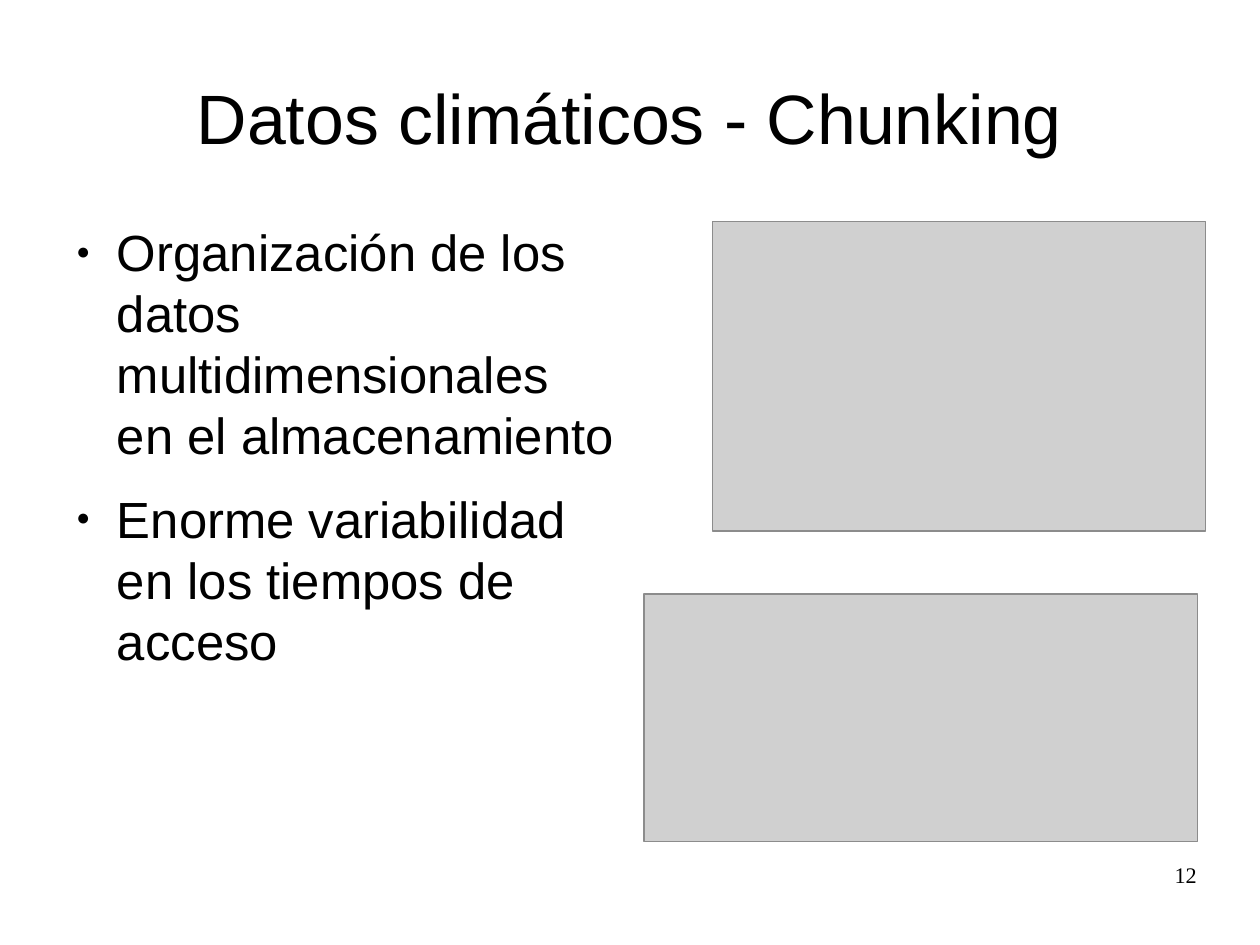
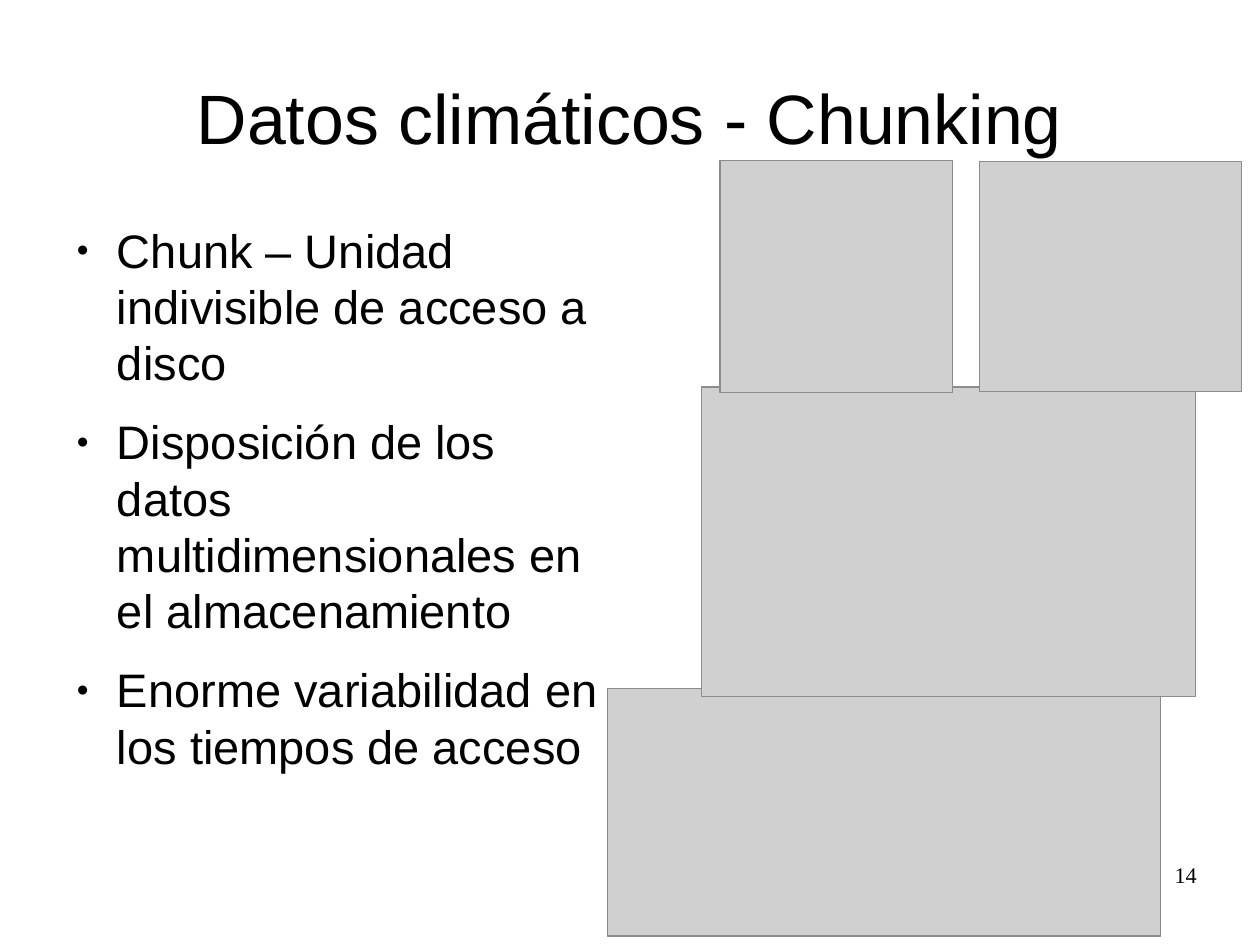
Before and after one commit to zequihg50/tfm, a slide deck: slide 14 of presentacion.odp (slide 12 before the commit). Drawn at 1260x945 pixels with LibreOffice and Linux fonts; fonts in the diff are those of the drawing; grey boxes stand for pictures. Boxes give left, top, right and bottom in pixels: in the first picture for what was removed or moved away, otherwise in the second. Text is boxed around its words. In the diff, an @@ line names an element or a change of style, - is before the commit and + after.

```diff
--- a/presentacion.odp
+++ b/presentacion.odp
@@ picture added at <box>720,161,952,393</box> @@
@@ picture added at <box>980,161,1243,391</box> @@
@@ text at <box>117,234,587,629</box>: text changed; size 32 to 29.6 pt @@
-● Organización de los datos multidimensionales en el almacenamiento
+● Chunk – Unidad indivisible de acceso a disco
+● Disposición de los datos multidimensionales en el almacenamiento
@@ picture: place and size @@
-picture at <box>713,221,1207,531</box>
+picture at <box>702,388,1196,697</box>
@@ text at <box>117,673,597,773</box>: size 32 to 29.6 pt in "Enorme variabilidad en los tiempos de acceso" @@
@@ picture: place and size @@
-picture at <box>644,595,1197,843</box>
+picture at <box>608,688,1162,936</box>
@@ page number at <box>1175,868,1197,883</box>: text changed @@
-12
+14
```
Also in this commit, not shown: 15 other slides changed, 8 slides added.
